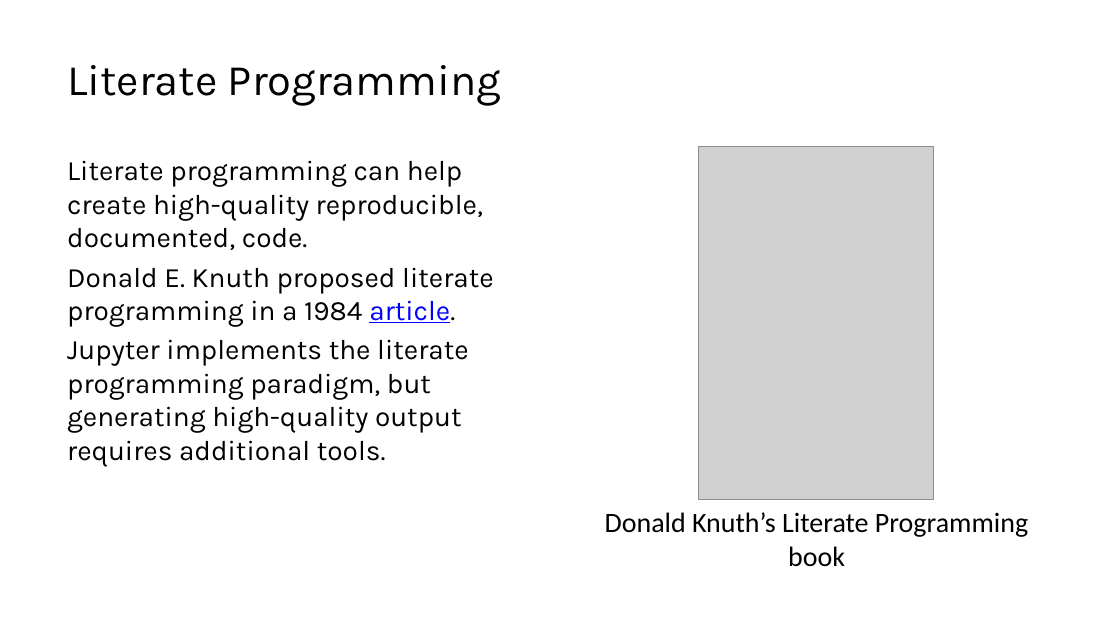
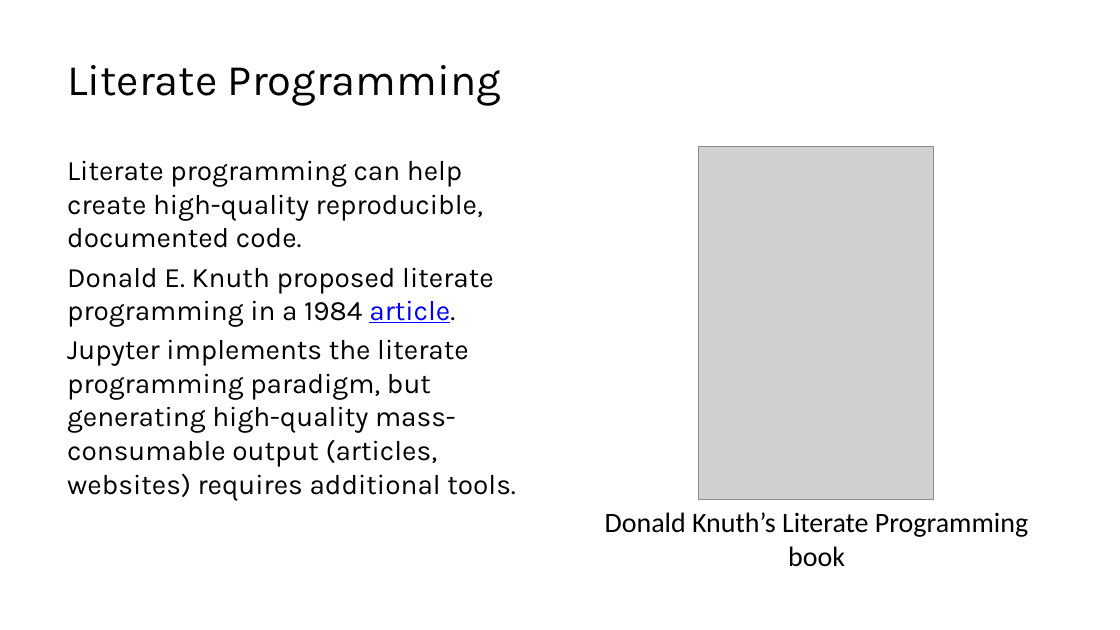
Before and after one commit to lucas-a-meyer/using-quarto, a slide deck: slide 4 of docs/presentation-orig.pptx. Drawn at 1120x630 pixels with LibreOffice and Linux fonts; fonts in the diff are those of the drawing; grey boxes stand for pictures. Boxes give left, top, right and bottom in pixels: in the first picture for what was removed or moved away, otherwise in the second. Text is boxed around its words. In the diff, an @@ line names an element or a change of style, - is before the commit and + after.

```diff
--- a/docs/presentation-orig.pptx
+++ b/docs/presentation-orig.pptx
@@ text at box(67, 160, 483, 248): text changed @@
-Literate programming can help create high-quality reproducible, documented, code.
+Literate programming can help create high-quality reproducible, documented code.
@@ text at box(67, 339, 516, 500): text changed @@
-Jupyter implements the literate programming paradigm, but generating high-quality output requires additional tools.
+Jupyter implements the literate programming paradigm, but generating high-quality mass-consumable output (articles, websites) requires additional tools.
```
Also in this commit, not shown: 9 other slides changed, 1 slide added, 1 slide removed, 16 other files.
